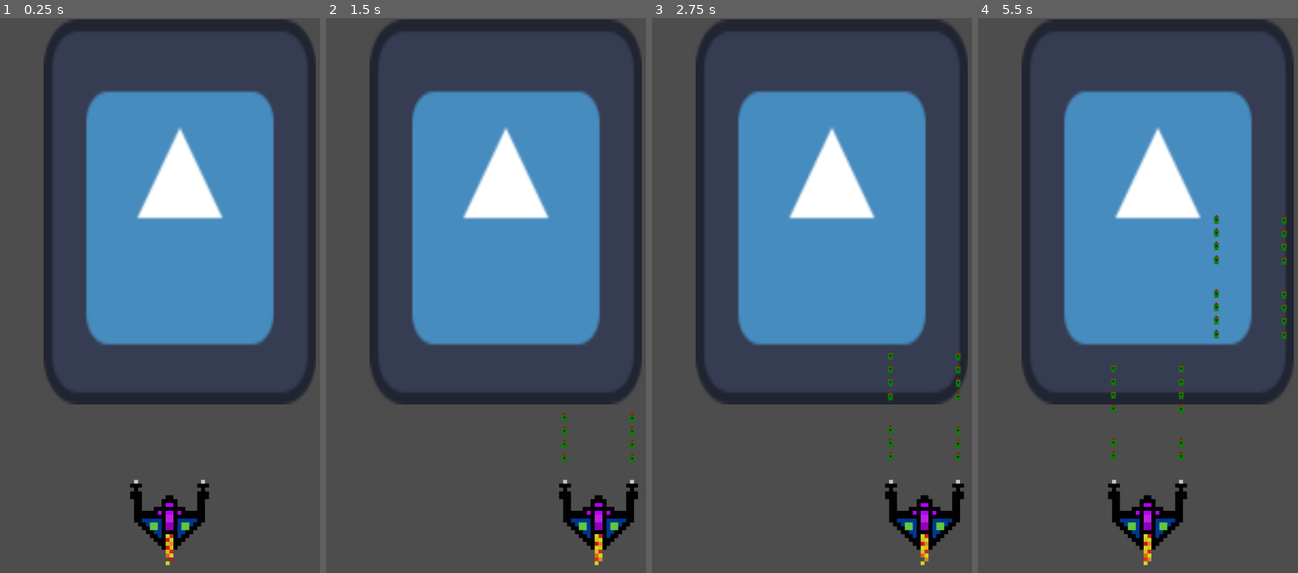
Above: before the commit, frames 1-4 (left to right).
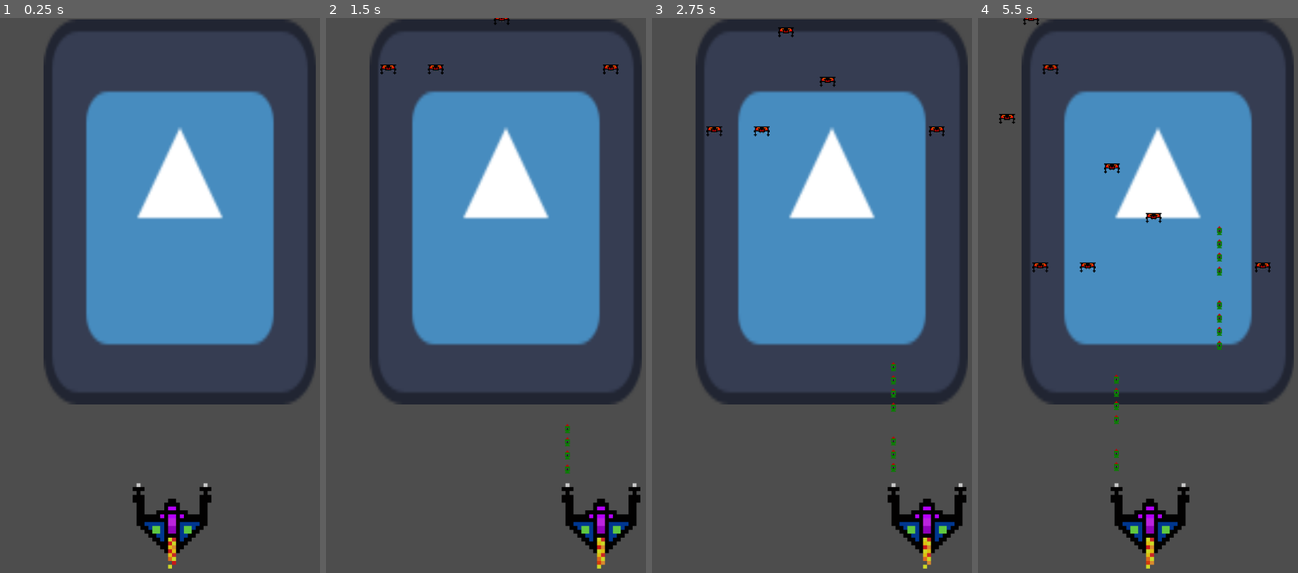
Above: after the commit, the same moments.

Repository: elfaroliver/spaceinvaderclone
Game: Godot game, scene res://Scenes/world.tscn
Same seed, same stepped clock (60 frames per second), same inputs: the game is played once before the commit and once after it. The engine's default icon, where the game draws it, is replaced by a stand-in: a white triangle on a blue panel in a dark square.
Inputs:
- Up to frame 1 (0.25 s): no input
- Up to frame 2 (1.5 s): tap Enter at 0.5 s; hold E (DashRight) 0.53-1.28 s; hold Space (Shoot) 0.53-1.28 s; hold S (Down) from 1.28 s (still down); tap Space (Shoot) at 1.35 s
- Up to frame 3 (2.75 s): release S (Down) at 2.03 s; hold E (DashRight) from 2.03 s (still down); hold Space (Shoot) from 2.03 s (still down)
- Up to frame 4 (5.5 s): release E (DashRight) at 2.78 s; release Space (Shoot) at 2.78 s; hold W (Up) 2.78-3.53 s; tap Space (Shoot) at 2.85, 4.35 s; hold Space (Shoot) 3.53-4.28 s; hold Q (DashLeft) 3.53-5.03 s; hold S (Down) from 5.03 s (still down); hold Space (Shoot) from 5.03 s (still down)

The runs differ from the first frame. In frame 1, 1.2% of the frame differs, in the area x 40-67%, y 83-100%; in frame 2, 1.7%; in frame 3, 1.9%; in frame 4, 2.6%, in the area x 6-97%, y 0-100%.

Commit message:
Added enemies, a spawner, and learned most assets can be changed into scenes

Diff:
--- /dev/null
+++ b/Scenes/BulletArea2D.tscn
@@ -0,0 +1,21 @@
+[gd_scene format=3 uid="uid://rpceqa8m5ice"]
+
+[ext_resource type="Script" uid="uid://djq25xhefyay1" path="res://Scripts/bullet.gd" id="1_jykeg"]
+[ext_resource type="Texture2D" uid="uid://c52nwtr1ta345" path="res://Assets/SpaceshipAmmo64x64.png" id="2_7iwpj"]
+
+[sub_resource type="RectangleShape2D" id="RectangleShape2D_wivsv"]
+size = Vector2(14, 21)
+
+[node name="Area2D" type="Area2D" unique_id=258300018]
+position = Vector2(77, 38)
+script = ExtResource("1_jykeg")
+metadata/_edit_group_ = true
+
+[node name="Sprite2D" type="Sprite2D" parent="." unique_id=654024354]
+texture = ExtResource("2_7iwpj")
+
+[node name="CollisionShape2D" type="CollisionShape2D" parent="." unique_id=1470326371]
+position = Vector2(-1, -2.5)
+shape = SubResource("RectangleShape2D_wivsv")
+
+[connection signal="area_entered" from="." to="." method="_on_area_entered"]
--- /dev/null
+++ b/Scenes/enemy.tscn
@@ -0,0 +1,18 @@
+[gd_scene format=3 uid="uid://ugsr161uo3s6"]
+
+[ext_resource type="Script" uid="uid://cll5iwx50rvki" path="res://Scripts/enemy.gd" id="1_1f0kj"]
+[ext_resource type="Texture2D" uid="uid://cug3nuqloe1x3" path="res://Assets/spaceinvaderenemy64x64.png" id="2_afpow"]
+
+[sub_resource type="RectangleShape2D" id="RectangleShape2D_fo5ed"]
+size = Vector2(59, 58)
+
+[node name="Enemy" type="Area2D" unique_id=1739603191 groups=["enemy"]]
+script = ExtResource("1_1f0kj")
+metadata/_edit_group_ = true
+
+[node name="Sprite2D" type="Sprite2D" parent="." unique_id=210851491]
+texture = ExtResource("2_afpow")
+
+[node name="CollisionShape2D" type="CollisionShape2D" parent="." unique_id=917816632]
+position = Vector2(-1.5, 0)
+shape = SubResource("RectangleShape2D_fo5ed")
--- a/Scenes/world.tscn
+++ b/Scenes/world.tscn
@@ -3,6 +3,10 @@
 [ext_resource type="Texture2D" uid="uid://bgsueckn7ylwb" path="res://Assets/icon.svg" id="1_5a7ea"]
 [ext_resource type="Script" uid="uid://2qllm4t838ij" path="res://Scripts/player.gd" id="2_8j60k"]
 [ext_resource type="Texture2D" uid="uid://ciw8eir8wksey" path="res://Assets/Spaceship1x4.png" id="3_fo5ed"]
+[ext_resource type="Texture2D" uid="uid://cug3nuqloe1x3" path="res://Assets/spaceinvaderenemy64x64.png" id="4_8j60k"]
+[ext_resource type="Script" uid="uid://cll5iwx50rvki" path="res://Scripts/enemy.gd" id="4_fo5ed"]
+[ext_resource type="PackedScene" uid="uid://ugsr161uo3s6" path="res://Scenes/enemy.tscn" id="4_o06y3"]
+[ext_resource type="Script" uid="uid://emupy14ve5aa" path="res://Scripts/spawner.gd" id="6_5ukr8"]
 
 [sub_resource type="RectangleShape2D" id="RectangleShape2D_5a7ea"]
 size = Vector2(265.75, 928)
@@ -46,10 +50,12 @@
 [sub_resource type="RectangleShape2D" id="RectangleShape2D_gv5m4"]
 size = Vector2(161, 179)
 
+[sub_resource type="RectangleShape2D" id="RectangleShape2D_fo5ed"]
+size = Vector2(59, 58)
+
 [node name="World" type="Node2D" unique_id=456812661]
 
-[node name="Sprite2D" type="Sprite2D" parent="." unique_id=1015173002]
-z_index = -1
+[node name="Background" type="Sprite2D" parent="." unique_id=1015173002]
 position = Vector2(364.00003, 392.00003)
 scale = Vector2(4.3046875, 6.078125)
 texture = ExtResource("1_5a7ea")
@@ -71,10 +77,9 @@
 shape = SubResource("RectangleShape2D_5a7ea")
 
 [node name="Player" type="CharacterBody2D" parent="." unique_id=1524417423]
-position = Vector2(343, 983)
+position = Vector2(348, 990)
 motion_mode = 1
 script = ExtResource("2_8j60k")
-metadata/_edit_group_ = true
 
 [node name="AnimatedSprite2D" type="AnimatedSprite2D" parent="Player" unique_id=65518535]
 z_index = -1
@@ -89,10 +94,10 @@
 shape = SubResource("RectangleShape2D_gv5m4")
 
 [node name="RightGun" type="Node2D" parent="Player" unique_id=1629937752]
-position = Vector2(69, -79)
+position = Vector2(67, -64)
 
 [node name="LeftGun" type="Node2D" parent="Player" unique_id=1335385758]
-position = Vector2(-68, -80)
+position = Vector2(-67, -64)
 
 [node name="ShootTimer" type="Timer" parent="Player" unique_id=1212463266]
 wait_time = 0.25
@@ -102,5 +107,36 @@
 wait_time = 2.0
 one_shot = true
 
+[node name="Enemy" parent="." unique_id=1739603191 instance=ExtResource("4_o06y3")]
+position = Vector2(126, 482)
+
+[node name="Enemy2" type="Area2D" parent="." unique_id=745645139 groups=["enemy"]]
+position = Vector2(576, 491)
+script = ExtResource("4_fo5ed")
+metadata/_edit_group_ = true
+
+[node name="Sprite2D" type="Sprite2D" parent="Enemy2" unique_id=40377091]
+texture = ExtResource("4_8j60k")
+
+[node name="CollisionShape2D" type="CollisionShape2D" parent="Enemy2" unique_id=540581021]
+position = Vector2(-1.5, 0)
+shape = SubResource("RectangleShape2D_fo5ed")
+
+[node name="Enemy3" type="Area2D" parent="." unique_id=1643869214 groups=["enemy"]]
+position = Vector2(222, 554)
+script = ExtResource("4_fo5ed")
+metadata/_edit_group_ = true
+
+[node name="Sprite2D" type="Sprite2D" parent="Enemy3" unique_id=33603254]
+texture = ExtResource("4_8j60k")
+
+[node name="CollisionShape2D" type="CollisionShape2D" parent="Enemy3" unique_id=1539795838]
+position = Vector2(-1.5, 0)
+shape = SubResource("RectangleShape2D_fo5ed")
+
+[node name="Spawner" type="Node2D" parent="." unique_id=1046670168]
+script = ExtResource("6_5ukr8")
+enemy_scene = ExtResource("4_o06y3")
+
 [connection signal="timeout" from="Player/ShootTimer" to="Player" method="_on_shoot_timer_timeout"]
 [connection signal="timeout" from="Player/DashTimer" to="Player" method="_on_dash_timer_timeout"]
--- a/Scripts/bullet.gd
+++ b/Scripts/bullet.gd
@@ -1,4 +1,4 @@
-extends CharacterBody2D
+extends Area2D
 
 var pos: Vector2
 var rota: float
@@ -9,5 +9,11 @@
 	rotation = rota
 
 func _physics_process(delta):
-	velocity = Vector2.UP.rotated(rotation) * speed
-	move_and_slide()
+	#position += Vector2.UP.rotated(rotation) * speed * delta
+	position += Vector2.UP * speed * delta
+
+func _on_area_entered(area):
+	print("COLLIDED")
+	if area.is_in_group("enemy"):
+		area.take_damage(1)
+		queue_free()
--- /dev/null
+++ b/Scripts/enemy.gd
@@ -0,0 +1,19 @@
+extends Area2D
+
+@export var health := 3
+@export var speed := 100.0
+
+func _process(delta):
+	position.y += speed * delta
+
+func _ready():
+	global_position.y = -50  # start off-screen
+
+func take_damage(amount := 1):
+	health -= amount
+
+	if health <= 0:
+		die()
+
+func die():
+	queue_free()
--- a/Scripts/player.gd
+++ b/Scripts/player.gd
@@ -3,7 +3,8 @@
 @export var speed = 5
 @export var dashSpeed = 250
 
-var bullet_path = preload("res://Scenes/bullet.tscn")
+#var bullet_path = preload("res://Scenes/bullet.tscn")
+var bullet_path = preload("res://Scenes/BulletArea2D.tscn")
 
 var can_shoot = true
 var can_dash = true
@@ -18,23 +19,16 @@
 
 	if (Input.is_action_just_pressed("DashLeft") or Input.is_action_just_pressed("DashRight")) and can_dash:
 		var dash_direction = Vector2(dash, 0)
-		#move_and_collide(dash_direction * dashSpeed)
 		move_and_collide(dash_direction * dashSpeed * 50 * delta)
 		can_dash = false
 		$DashTimer.start()
 
 	if Input.is_action_pressed("Shoot") and can_shoot:
-		fire1()
+		#fire1()
 		fire2()
 		can_shoot = false
 		$ShootTimer.start()
 
-	#var screen_size = get_viewport_rect().size
-#
-	#var margin = 32
-#
-	#position.x = clamp(position.x, margin, screen_size.x - margin)
-	#position.y = clamp(position.y, margin, screen_size.y - margin)
 
 func _on_shoot_timer_timeout():
 	can_shoot = true
--- /dev/null
+++ b/Scripts/spawner.gd
@@ -0,0 +1,25 @@
+extends Node2D
+
+@export var enemy_scene: PackedScene
+@export var spawn_interval := 1.0
+@export var spawn_width := 400.0
+
+var timer := 0.0
+
+func _process(delta):
+	timer += delta
+
+	if timer >= spawn_interval:
+		timer = 0
+		spawn_enemy()
+
+func spawn_enemy():
+	var enemy = enemy_scene.instantiate()
+
+	# random X at top of screen
+	var x = randf_range(0, spawn_width)
+	var y = -50
+
+	enemy.global_position = Vector2(x, y)
+
+	add_child(enemy)
Binary file added: Assets/spaceinvaderenemy64x64.png
Not shown, added: Assets/spaceinvaderenemy64x64.png.import
Not shown, added: Scripts/enemy.gd.uid
Not shown, added: Scripts/spawner.gd.uid
Not shown, removed: Scenes/world.tscn278063181.tmp
Not shown, removed: Scenes/world.tscn422593118.tmp
Not shown, removed: Scenes/world.tscn5528106889.tmp
Not shown, removed: Scenes/world.tscn625867676.tmp
Not shown, removed: Scenes/world.tscn640690402.tmp
